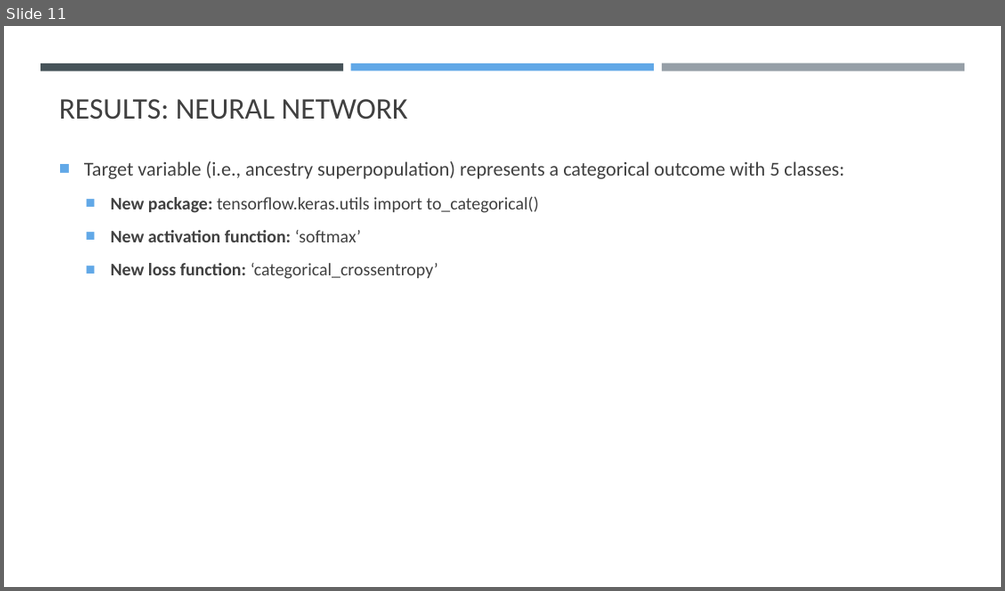
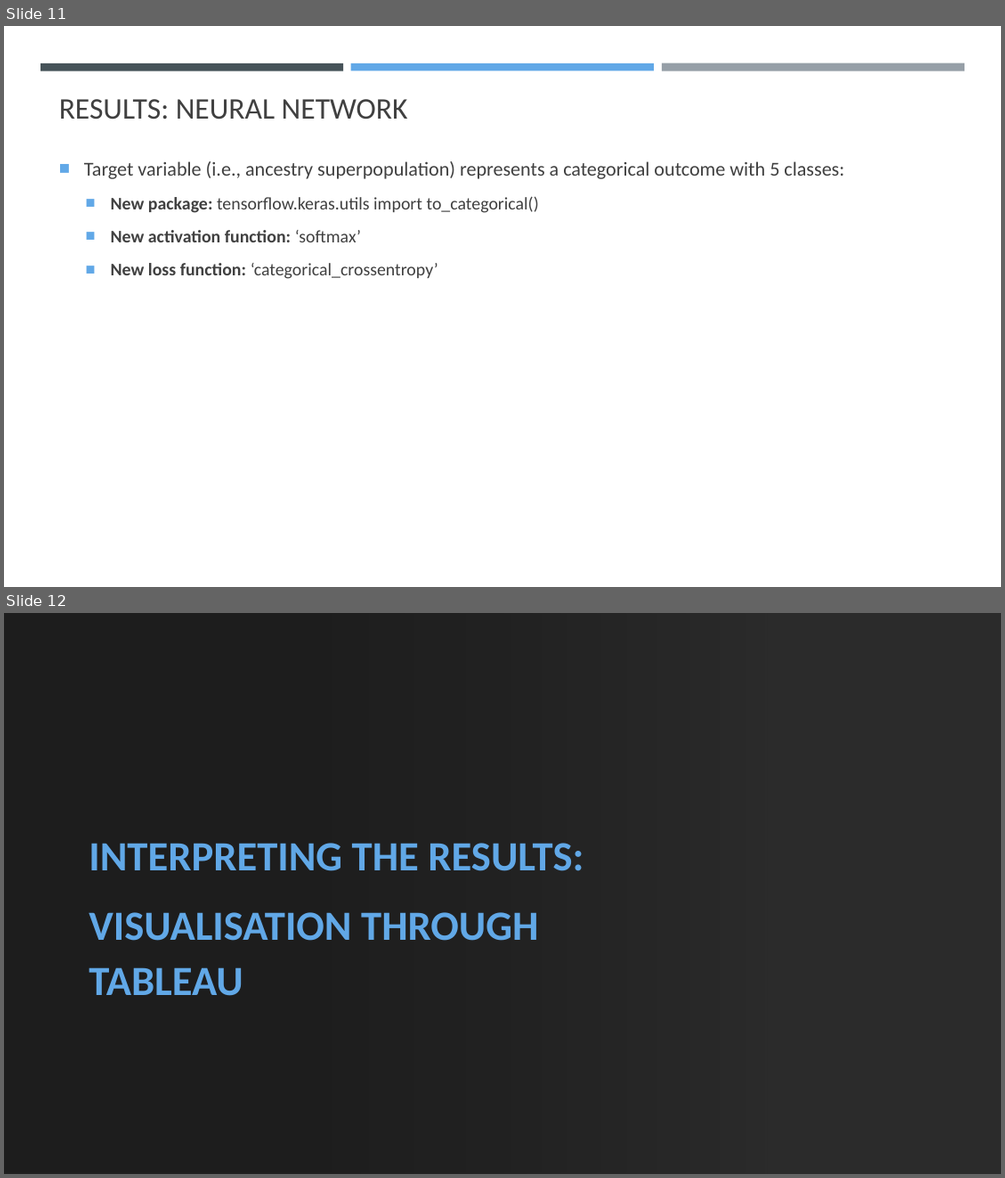
Before and after one commit to K-G-Witt/project4-team1, a slide deck: 1000genomes_Presentation.pptx. Shown one above the other, each under a label of ours: slide 11 before the commit, slides 11 and 12 after it. The pictures are 1005x591 and 1005x1178 pixels, drawn with LibreOffice and Linux fonts; fonts in the diff are those of the drawing; background and template pictures are left out; a plain dark background stands for a picture behind light text. Boxes give left, top, right and bottom in pixels: in the first picture for what was removed or moved away, otherwise in the second. Text is boxed around its words. In the diff, an @@ line names an element or a change of style, - is before the commit and + after.

```diff
--- a/1000genomes_Presentation.pptx
+++ b/1000genomes_Presentation.pptx
@@ slide 12 added at [4, 613, 1001, 1174], background picture (left out) @@
@@ rectangle added at [4, 613, 1001, 1174], fill #FFFFFF @@
@@ rectangle added at [4, 613, 768, 1174], fill gradient #000000 @@
@@ subtitle added at [89, 843, 583, 996], 40 pt, text #61A8E7, bold @@
+INTERPRETING THE RESULTS:
+VISUALISATION THROUGH TABLEAU
```
Also in this commit, not shown: 4 other slides added, 1 other file.
